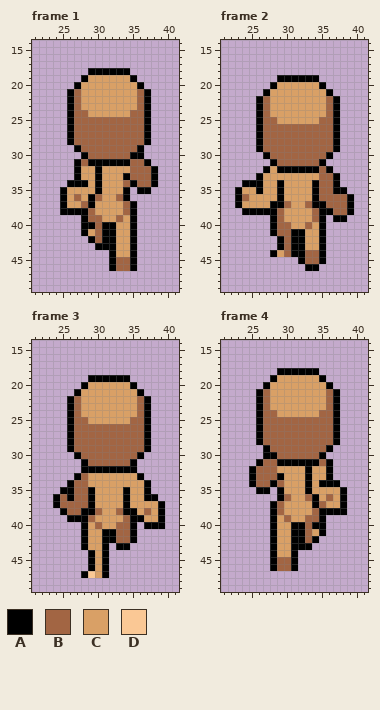
File history of a pixel-art file, assets/Entities/Characters/Body_A/Animations/Run_Base/Run_Up.aseprite. The picture above is the old version.
64x64 pixels, 6 frames. Shown: frame 1: x 21..41, y 14..49; frame 2: x 21..41, y 14..49; frame 3: x 21..41, y 14..49; frame 4: x 21..41, y 14..49. The commit also changed other frames, which this record leaves out.
Visible layers, top first: "Head", "Arms", "Chest", "Legs".
Palette (. is transparent): A #000000  B #a26543  C #d9a066  D #fac895
Pixels before, frame 1, first column x 25:
18 ....AAAAAA....
19 ...ACCCCCCA...
20 ..ACCCCCCCCA..
21 .ABCCCCCCCCBA.
22 .ABCCCCCCCCBA.
23 .ABCCCCCCCCBA.
24 .ABBCCCCCCBBA.
25 .ABBBBBBBBBBA.
26 .ABBBBBBBBBBA.
27 .ABBBBBBBBBBA.
28 .ABBBBBBBBBBA.
29 ..ABBBBBBBBA..
30 ...ABBBBBBAA..
31 ..ABAAAAAABBA.
32 ..ACCACCCCBBBA
33 ..ACCACCCABBBA
34 .AAACACCCBABBA
35 ACCCCACCCA.AA.
36 ACBCABCCBA....
37 ACCBACCCCBA...
38 AAAABCCCCBA...
39 ...ABBCCBCA...
40 ...AABAACCA...
41 ...ACBAACCA...
42 ....ABAACCA...
43 .....AAACCA...
44 .......ACCA...
45 .......ABBA...
46 .......ABBA...
Pixels before, frame 2, first column x 23:
19 ......AAAAAA.....
20 .....ACCCCCCA....
21 ....ACCCCCCCCA...
22 ...ABCCCCCCCCBA..
23 ...ABCCCCCCCCBA..
24 ...ABCCCCCCCCBA..
25 ...ABBCCCCCCBBA..
26 ...ABBBBBBBBBBA..
27 ...ABBBBBBBBBBA..
28 ...ABBBBBBBBBBA..
29 ...ABBBBBBBBBBA..
30 ....ABBBBBBBBA...
31 .....ABBBBBBA....
32 ....ACAAAAAABA...
33 ...ACCCCCCCCBBA..
34 .AAACCACCCCABBA..
35 ACCACCACCCCABBAA.
36 ABCCCCACCCCABBBBA
37 ACCCCAABCCBAABBBA
38 .AAAAABCCCCBAABBA
39 .....ABCCCCBA.AA.
40 .....ABBCCBCA....
41 .....ABBAACCA....
42 ......ABAACCA....
43 ......ABAACCA....
44 .....ACBAABBA....
45 .........ABBA....
46 ..........AA.....
Pixels before, frame 3, first column x 24:
19 .....AAAAAA.....
20 ....ACCCCCCA....
21 ...ACCCCCCCCA...
22 ..ABCCCCCCCCBA..
23 ..ABCCCCCCCCBA..
24 ..ABCCCCCCCCBA..
25 ..ABBCCCCCCBBA..
26 ..ABBBBBBBBBBA..
27 ..ABBBBBBBBBBA..
28 ..ABBBBBBBBBBA..
29 ..ABBBBBBBBBBA..
30 ...ABBBBBBBBA...
31 ....ABBBBBBA....
32 ....AAAAAAAA....
33 ...ABCCCCCCCA...
34 ..ABBCCCCCCCCA..
35 .AABBACCCCACCA..
36 ABABBACCCCACCAA.
37 ABBBBACCCCACCCCA
38 .ABBAABCCBAACBCA
39 ..AAABCCCCBAACCA
40 ....ACBCCBBA.AAA
41 ....ACCAABBA....
42 ....ACCAABBA....
43 ....ACCA.AA.....
44 .....ACA........
45 .....ACA........
46 .....ACA........
47 ....ADCA........
Pixels before, frame 4, first column x 25:
18 ....AAAAAA....
19 ...ACCCCCCA...
20 ..ACCCCCCCCA..
21 .ABCCCCCCCCBA.
22 .ABCCCCCCCCBA.
23 .ABCCCCCCCCBA.
24 .ABBCCCCCCBBA.
25 .ABBBBBBBBBBA.
26 .ABBBBBBBBBBA.
27 .ABBBBBBBBBBA.
28 .ABBBBBBBBBBA.
29 ..ABBBBBBBBA..
30 ..AABBBBBBA...
31 .ABBAAAAAABA..
32 ABBBCCCCACCA..
33 ABBBACCCACCA..
34 ABBABCCCACAAA.
35 .AA.ACCCACCCCA
36 ....ABCCBACBCA
37 ...ABCCCCABCCA
38 ...ABCCCCBAAAA
39 ...ACBCCBBA...
40 ...ACCAABAA...
41 ...ACCAABCA...
42 ...ACCAABA....
43 ...ACCAAA.....
44 ...ACCA.......
45 ...ABBA.......
46 ...ABBA.......
And afterwards:
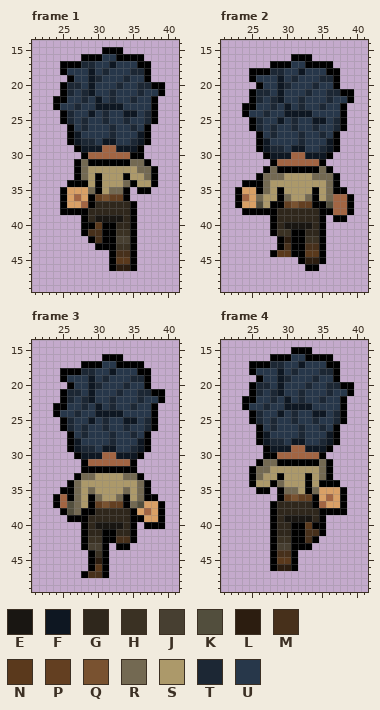
Colours new in this view: E #191612  F #0e1722  G #2f271c  H #3a3123  J #473f31  K #524e3d  L #2c1d10  M #47301b  N #5a391c  P #633f21  Q #795230  R #736952  S #ac996a  T #1c2734  U #27374a
What changed:
layer "Pants" added
layer "Boots" added
layer "Shirt" added
layer "Hair-V1-F1" added
Changed rows in their new state; - is an unchanged pixel.
Frame 1:
first column x 24:
15 -------AAA------
16 ----AAAUUAAAA---
17 -AAATTUUFUUUAA--
18 -AUUUFUTUUUTTA--
19 --AUUFTUUUTUUA--
20 -ATTUFUUUTUUTTAA
21 -ATUTFUUTUUUTUUA
22 AAUUTUFUTUUTUUA-
23 AUUTUUFFFFUUUUA-
24 -ATUUFUTUUFFUTA-
25 -ATUTUUTUUTUUTA-
26 ---UTUUUTUUTU---
27 ---FUUUUTUUUF---
28 ---FTTUFFUUTF---
29 ----FFF--FFF----
31 ----R------RR---
32 ----RSSSSSSSRR--
33 ----RS-SSS-SSR--
34 -----S-SSSR-SS--
35 -----R-SRR------
36 ------PQPP------
37 ------GGGGG-----
38 -----GGGGGG-----
39 -----GEEEEG-----
40 ------N--GG-----
41 -----MM--HH-----
42 ------M--JJ-----
43 ---------HH-----
44 ---------MM-----
45 ---------NN-----
46 ---------LL-----
Frame 2:
first column x 24:
16 -------AAA------
17 ----AAAUUAAAA---
18 -AAATTUUFUUUAA--
19 -AUUUFUTUUUTTA--
20 --AUUFTUUUTUUA--
21 -ATTUFUUUTUUTTAA
22 -ATUTFUUTUUUTUUA
23 AAUUTUFUTUUTUUA-
24 AUUTUUFFFFUUUUA-
25 -ATUUFUTUUFFUTA-
26 -ATUTUUTUUTUUTA-
27 ---UTUUUTUUTU---
28 ---FUUUUTUUUF---
29 ---FTTUFFUUTF---
30 ----FFF--FFF----
32 ----R------R----
33 ---RRRSSSSRRR---
34 ---RSSSSSSSSR---
35 ---RS-SSSS-SR---
36 --RSS-RSSR-SR---
37 --KS--PQPP--K---
38 -----GGGGGG-----
39 -----GGGGGG-----
40 -----GEEEEG-----
41 -----HH--GG-----
42 ------L--HH-----
43 ------M--MM-----
44 -----NN--NN-----
45 ---------LL-----
Frame 3:
first column x 24:
16 -------AAA------
17 ----AAAUUAAAA---
18 -AAATTUUFUUUAA--
19 -AUUUFUTUUUTTA--
20 --AUUFTUUUTUUA--
21 -ATTUFUUUTUUTTAA
22 -ATUTFUUTUUUTUUA
23 AAUUTUFUTUUTUUA-
24 AUUTUUFFFFUUUUA-
25 -ATUUFUTUUFFUTA-
26 -ATUTUUTUUTUUTA-
27 ---UTUUUTUUTU---
28 ---FUUUUTUUUF---
29 ---FTTUFFUUTF---
30 ----FFF--FFF----
33 ----RRSSSSRR----
34 ---RSSSSSSSSR---
35 ---RSRSSSSRSR---
36 ---RS-RSSR-SR---
37 --KRS-PQPP-RK---
38 --KR--GGGGG-----
39 -----GGGGGG-----
40 -----GEEEEG-----
41 -----GG--GG-----
42 -----HH--MM-----
43 -----JJ---------
44 ------H---------
45 ------L---------
46 ------N---------
47 -----MM---------
Frame 4:
first column x 24:
15 -------AAA------
16 ----AAAUUAAAA---
17 -AAATTUUFUUUAA--
18 -AUUUFUTUUUTTA--
19 --AUUFTUUUTUUA--
20 -ATTUFUUUTUUTTAA
21 -ATUTFUUTUUUTUUA
22 AAUUTUFUTUUTUUA-
23 AUUTUUFFFFUUUUA-
24 -ATUUFUTUUFFUTA-
25 -ATUTUUTUUTUUTA-
26 ---UTUUUTUUTU---
27 ---FUUUUTUUUF---
28 ---FTTUFFUUTF---
29 ----FFF--FFF----
31 ---RR------R----
32 --RRSSSSSSSR----
33 --RSS-SSS-SR----
34 --SS-RSSS-S-----
35 ------RRS-R-----
36 ------PQPP------
37 -----GGGGG------
38 -----GGGGGG-----
39 -----GEEEEG-----
40 -----GG--N------
41 -----GG--MM-----
42 -----HH--M------
43 -----JJ---------
44 -----MM---------
45 -----NN---------
46 -----LL---------
Changed places in both pictures, as pixel boxes (x1, y1, x2, y2):
changed: (53, 47, 165, 271)
changed: (242, 54, 354, 264)
changed: (53, 354, 165, 578)
changed: (242, 347, 354, 571)
